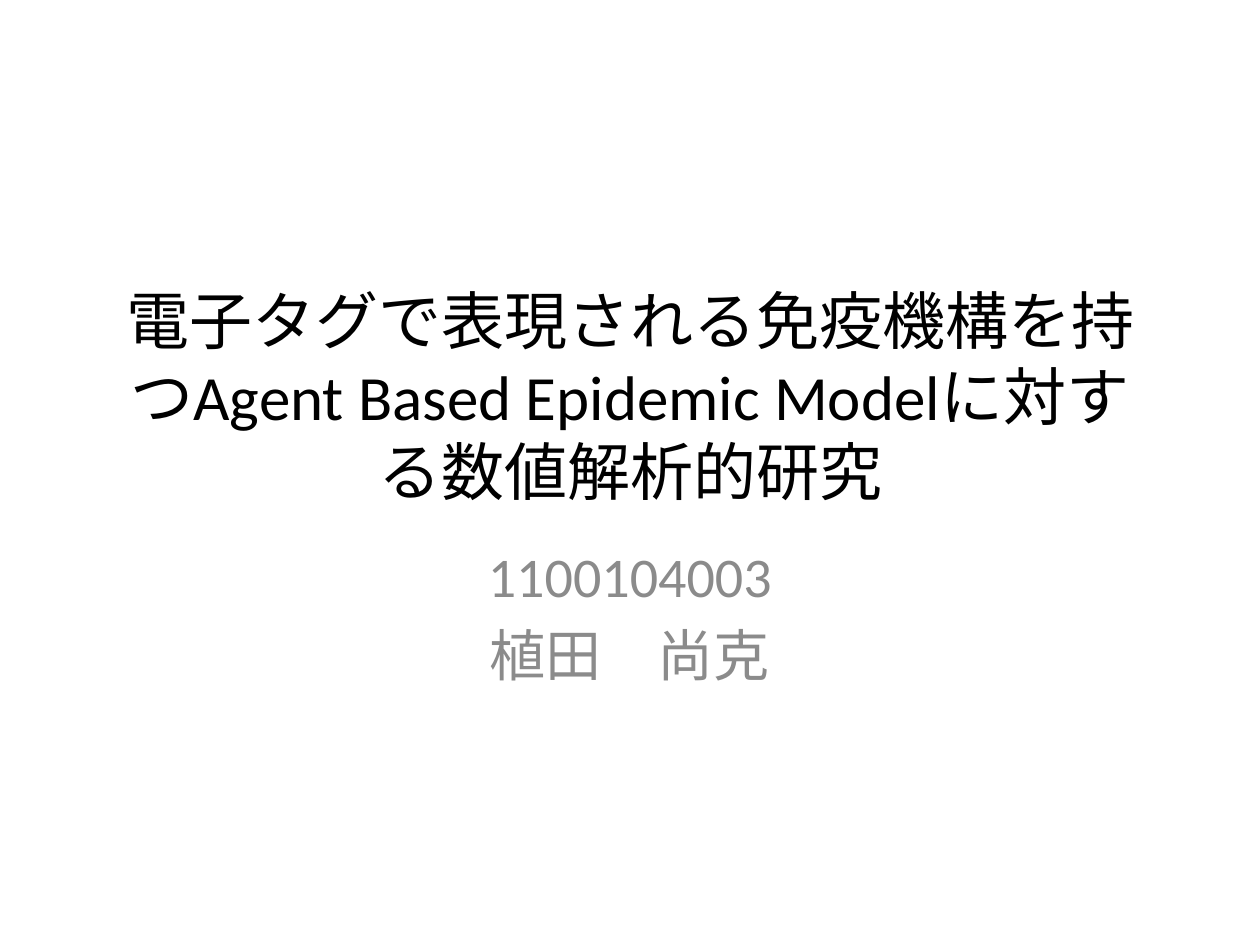
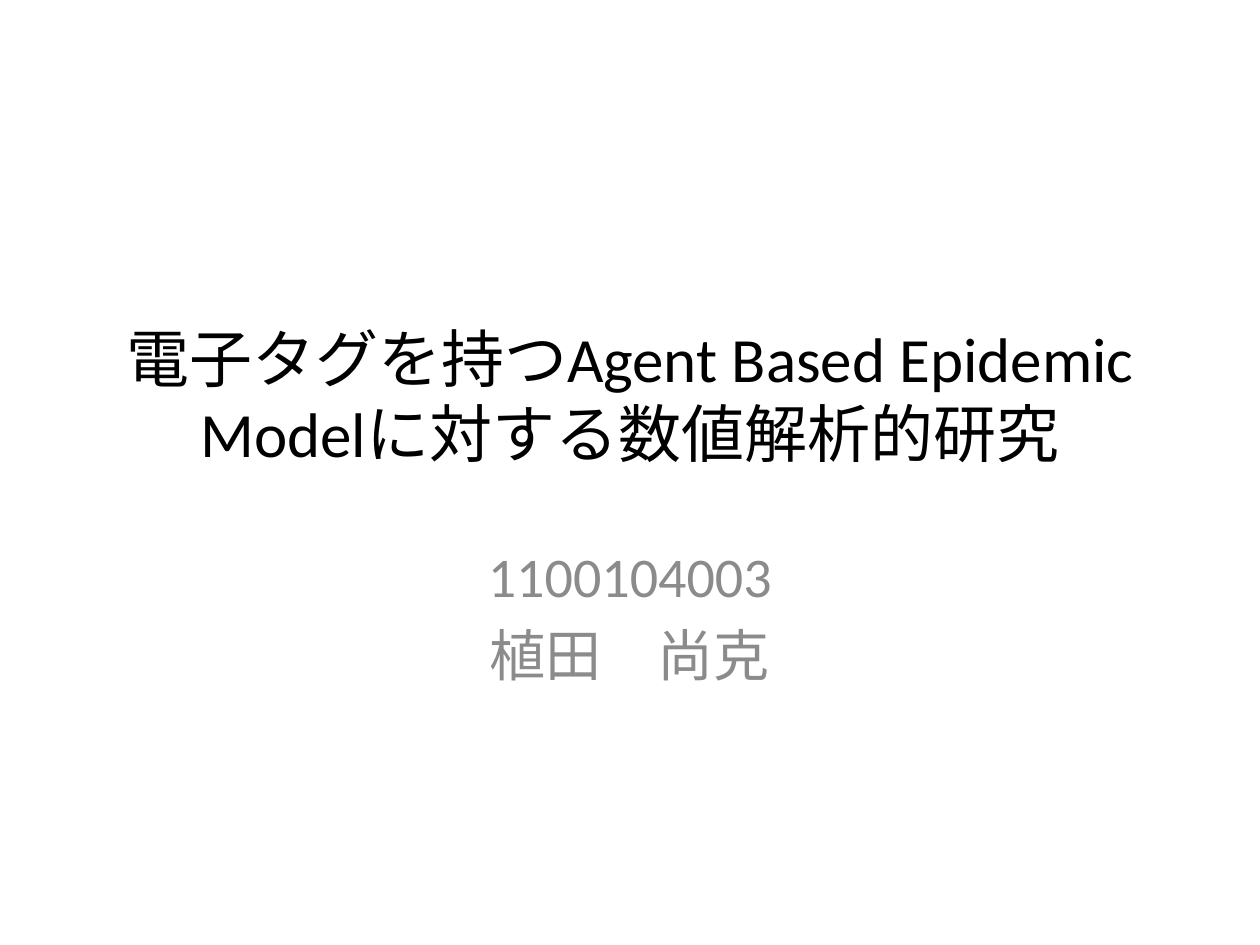
Before and after one commit to nkud/Research-BB, a slide deck: slide 1 of ppt/卒業研究.pptx. Drawn at 1260x945 pixels with LibreOffice and Linux fonts; fonts in the diff are those of the drawing. Boxes give left, top, right and bottom in pixels: in the first picture for what was removed or moved away, otherwise in the second. Text is boxed around its words. In the diff, an @@ line names an element or a change of style, - is before the commit and + after.

```diff
--- a/ppt/卒業研究.pptx
+++ b/ppt/卒業研究.pptx
@@ title at bbox=[126, 329, 1133, 462]: text changed @@
-電子タグで表現される免疫機構を持つAgent Based Epidemic Modelに対する数値解析的研究
+電子タグを持つAgent Based Epidemic Modelに対する数値解析的研究
```
Also in this commit, not shown: 5 other slides changed, 5 slides added, 1 slide removed.
